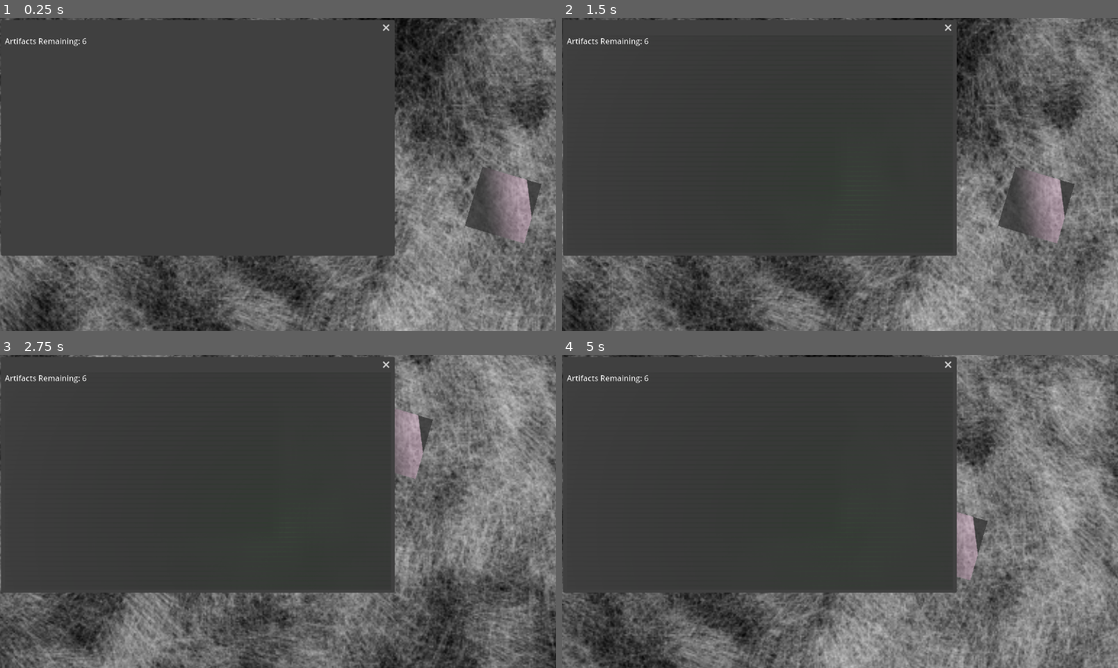
Above: before the commit, frames 1-4 (two rows, left to right).
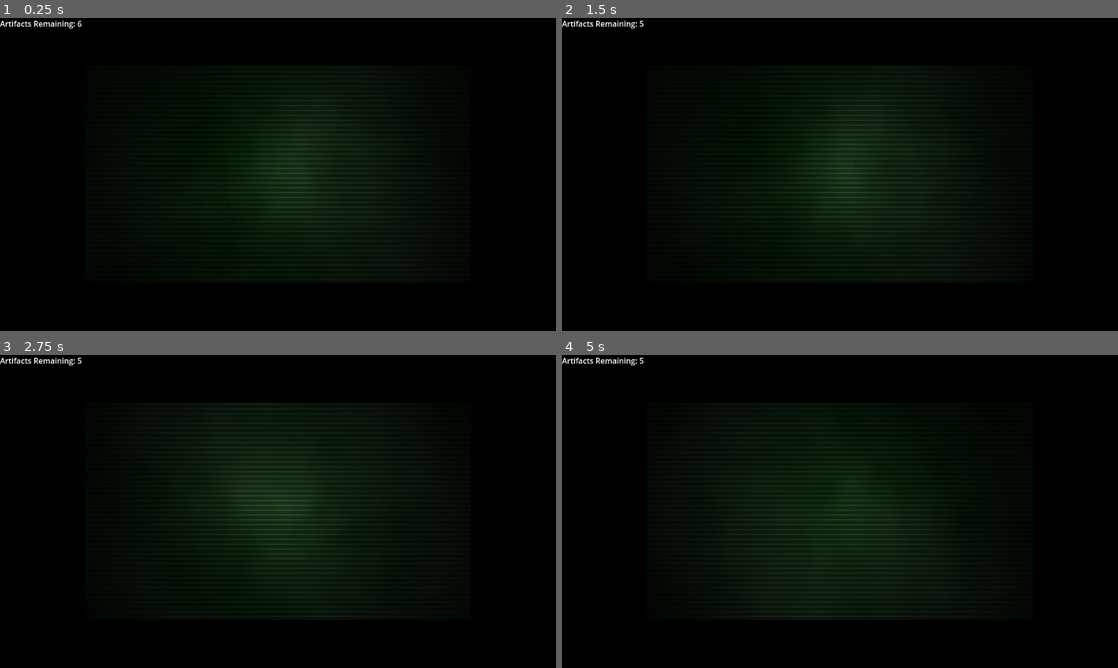
Above: after the commit, the same moments.

Repository: kami-lel/ucsc-cmpm170-prototype3
Game: Godot game, scene res://scenes/node_2d.tscn
Same seed, same stepped clock (60 frames per second), same inputs: the game is played once before the commit and once after it.
Inputs (mouse positions are in pixels of both pictures, inside the frame that each line leads up to):
- Up to frame 1 (0.25 s): no input
- Up to frame 2 (1.5 s): click (1062, 205) at 0.52 s; tap Enter (ui_accept) at 1.25, 1.35 s; hold Right (ui_right) from 1.28 s (still down)
- Up to frame 3 (2.75 s): tap Enter (ui_accept) at 1.52, 1.82, 2.1, 2.27, 2.57 s; release Right (ui_right) at 2.03 s; hold Down (ui_down) from 2.03 s (still down)
- Up to frame 4 (5 s): release Down (ui_down) at 2.78 s; hold Right (ui_right) 2.78-3.53 s; tap Enter (ui_accept) at 2.85, 3.6, 3.77, 4.07, 4.35, 4.52, 4.82 s; hold Up (ui_up) 3.53-4.28 s; hold Left (ui_left) from 4.28 s (still down)

The runs differ from the first frame. In frame 1, 99% of the frame differs, in the area x 0-100%, y 0-100%; in frame 2, 100%; in frame 3, 99%; in frame 4, 100%.

Commit message:
Squashed into one window
Only the play view draws in a single window now.

Diff:
--- a/scanner-prototype/project.godot
+++ b/scanner-prototype/project.godot
@@ -19,8 +19,11 @@
 
 window/subwindows/embed_subwindows=false
 window/stretch/mode="viewport"
+window/defaults/default_clear_color=Color(0.3, 0.3, 0.3, 1)
+window/transparent_background=false
 
 [rendering]
 
 renderer/rendering_method="gl_compatibility"
 renderer/rendering_method.mobile="gl_compatibility"
+environment/defaults/default_clear_color=Color(0, 0, 0, 1)
--- /dev/null
+++ b/scanner-prototype/scenes/findable.gd
@@ -0,0 +1,9 @@
+extends Sprite2D
+
+var start_pos : Vector2;
+const UNDULATING : int = 3;
+# Called when the node enters the scene tree for the first time.
+
+# Called every frame. 'delta' is the elapsed time since the previous frame.
+func _process(_delta: float) -> void:
+	position = start_pos + Vector2(randf_range(-UNDULATING, UNDULATING), randf_range(-UNDULATING, UNDULATING));
--- a/scanner-prototype/scenes/findable.tscn
+++ b/scanner-prototype/scenes/findable.tscn
@@ -1,4 +1,6 @@
-[gd_scene load_steps=3 format=3 uid="uid://bdal6s4m5opwi"]
+[gd_scene load_steps=4 format=3 uid="uid://bdal6s4m5opwi"]
+
+[ext_resource type="Script" path="res://scenes/findable.gd" id="1_vvrmm"]
 
 [sub_resource type="Gradient" id="Gradient_58x7n"]
 interpolation_mode = 2
@@ -16,3 +18,4 @@
 modulate = Color(1, 1, 1, 0.815686)
 position = Vector2(117, 147)
 texture = SubResource("GradientTexture2D_lwvyf")
+script = ExtResource("1_vvrmm")
--- a/scanner-prototype/scenes/node_2d.tscn
+++ b/scanner-prototype/scenes/node_2d.tscn
@@ -8,46 +8,48 @@
 [node name="Node2D" type="Node2D"]
 script = ExtResource("1_8jo6y")
 
-[node name="camera_control" type="Sprite2D" parent="."]
+[node name="SubViewportContainer" type="SubViewportContainer" parent="."]
+offset_left = -1470.0
+offset_top = 13.0
+offset_right = -958.0
+offset_bottom = 525.0
+
+[node name="Window" type="SubViewport" parent="SubViewportContainer"]
+unique_name_in_owner = true
+handle_input_locally = false
+script = ExtResource("2_r83tv")
+
+[node name="camera_control" type="Sprite2D" parent="SubViewportContainer/Window"]
 unique_name_in_owner = true
 script = ExtResource("4_gu0so")
 
-[node name="Camera2D" type="Camera2D" parent="camera_control"]
+[node name="Camera2D" type="Camera2D" parent="SubViewportContainer/Window/camera_control"]
 anchor_mode = 0
 editor_draw_limits = true
 
-[node name="background" type="Sprite2D" parent="."]
+[node name="background" type="Sprite2D" parent="SubViewportContainer/Window"]
 z_index = -1
 position = Vector2(1162, 1178)
 scale = Vector2(3, 3)
 texture = ExtResource("5_fer4x")
 
-[node name="Environment" type="Node" parent="."]
+[node name="Environment" type="Node" parent="SubViewportContainer/Window"]
+unique_name_in_owner = true
 
-[node name="Window" type="Window" parent="." node_paths=PackedStringArray("sprite", "main_control")]
-process_mode = 1
-transparent_bg = true
-position = Vector2i(10, 36)
-size = Vector2i(600, 600)
-transient = true
-unresizable = true
-transparent = true
-script = ExtResource("2_r83tv")
-sprite = NodePath("window_texture")
-main_control = NodePath("Control")
-
-[node name="Control" type="Control" parent="Window"]
+[node name="Control" type="Control" parent="."]
+unique_name_in_owner = true
 z_index = 3
 layout_mode = 3
 anchors_preset = 0
 offset_right = 40.0
 offset_bottom = 40.0
 
-[node name="Label" type="Label" parent="Window/Control"]
+[node name="Label" type="Label" parent="Control"]
 unique_name_in_owner = true
 layout_mode = 0
 offset_right = 40.0
 offset_bottom = 23.0
 
-[node name="window_texture" type="Sprite2D" parent="Window"]
+[node name="window_texture" type="Sprite2D" parent="."]
+unique_name_in_owner = true
 position = Vector2(1152, 648)
--- a/scanner-prototype/scripts/camera_window.gd
+++ b/scanner-prototype/scripts/camera_window.gd
@@ -1,15 +1,16 @@
 extends Node
 
 @onready var _MainWindow: Window = get_window()
-@onready var _SubWindow: Window = $Window
+@onready var _SubWindow: SubViewport = get_node("%Window")
 @onready var label : Label = get_node("%Label");
-@onready var environ : Node = get_node("Environment");
+@onready var environ : Node = get_node("%Environment");
 @onready var cam_control : Sprite2D = get_node("%camera_control");
 var selector_button : PackedScene = load("res://scenes/selector_button.tscn");
 var findable_packed : PackedScene = load("res://scenes/findable.tscn");
 var scan_shader := load("res://shaders/scan_shader.gdshader");
 var random : RandomNumberGenerator;
 var num_objs : int;
+var first_run : int = 0;
 
 var test;
 
@@ -23,8 +24,8 @@
 
 func _process(_delta: float) -> void:
 	label.text = "Artifacts Remaining: " + str(num_objs);
-	if Input.is_action_just_pressed("ui_accept"):
-		test = get_viewport().get_texture().get_image();
+	if first_run < 2 or Input.is_action_just_pressed("ui_accept"):
+		test = _SubWindow.get_viewport().get_texture().get_image();
 		_SubWindow.sprite.texture = ImageTexture.create_from_image(test);
 
 		# Draw shader on the new window
@@ -34,6 +35,7 @@
 		_SubWindow.sprite.material = scan_material;
 
 		draw_boxes();
+		first_run += 1;
 
 func draw_boxes() -> void:
 	_SubWindow.clear_control();
@@ -73,4 +75,4 @@
 		var sprite : Sprite2D = findable_packed.instantiate();
 		sprite.rotate(random.randi_range(0, 6));
 		environ.add_child(sprite);
-		sprite.position = Vector2(random.randf_range(100, 2000), random.randf_range(100, 2000));
+		sprite.start_pos = Vector2(random.randf_range(100, 2000), random.randf_range(100, 2000));
--- a/scanner-prototype/scripts/viewWindow.gd
+++ b/scanner-prototype/scripts/viewWindow.gd
@@ -1,14 +1,14 @@
-extends Window
+extends SubViewport
 
 @export var sprite : Sprite2D;
 @export var main_control : Control;
 
 func _ready() -> void:
-	sprite  = get_node("window_texture");
-	main_control = get_node("Control");
+	sprite  = get_node("%window_texture");
+	main_control = get_node("%Control");
 	sprite.position.x = ProjectSettings.get_setting("display/window/size/viewport_width")/2;
 	sprite.position.y = ProjectSettings.get_setting("display/window/size/viewport_height")/2;
-	transient = true # Make the window considered as a child of the main window
+	#transient = true # Make the window considered as a child of the main window
 
 func clear_control() -> void:
 	for child in main_control.get_children():
